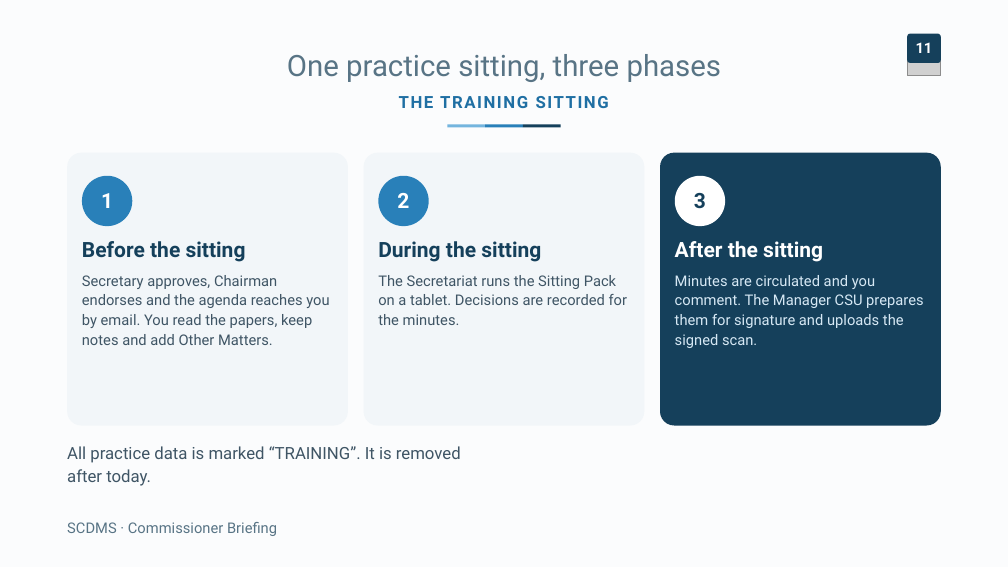
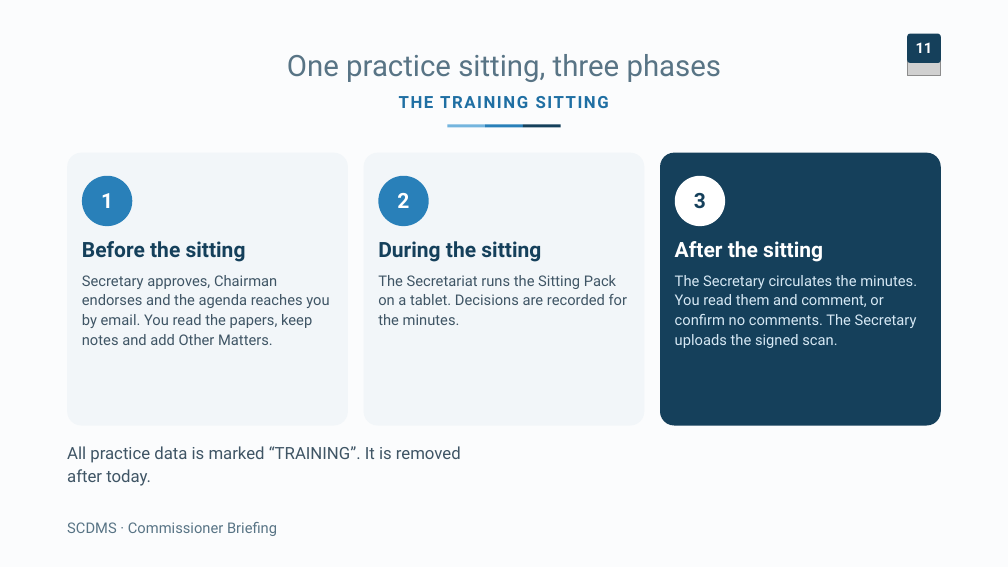
Before and after one commit to Innovation-and-Policy-Development-Unit/commissionDecisionApp_v1.0, a slide deck: slide 11 of docs/training/SCDMS_Commissioner_Briefing.pptx. Drawn at 1008x567 pixels with LibreOffice and Linux fonts; fonts in the diff are those of the drawing; grey boxes stand for pictures. Boxes give left, top, right and bottom in pixels: in the first picture for what was removed or moved away, otherwise in the second. Text is boxed around its words. In the diff, an @@ line names an element or a change of style, - is before the commit and + after.

```diff
--- a/docs/training/SCDMS_Commissioner_Briefing.pptx
+++ b/docs/training/SCDMS_Commissioner_Briefing.pptx
@@ text at (675,275,917,348): text changed @@
-Minutes are circulated and you comment. The Manager CSU prepares them for signature and uploads the signed scan.
+The Secretary circulates the minutes. You read them and comment, or confirm no comments. The Secretary uploads the signed scan.
```
Also in this commit, not shown: 7 other slides changed, 1 slide removed, 9 other files.
